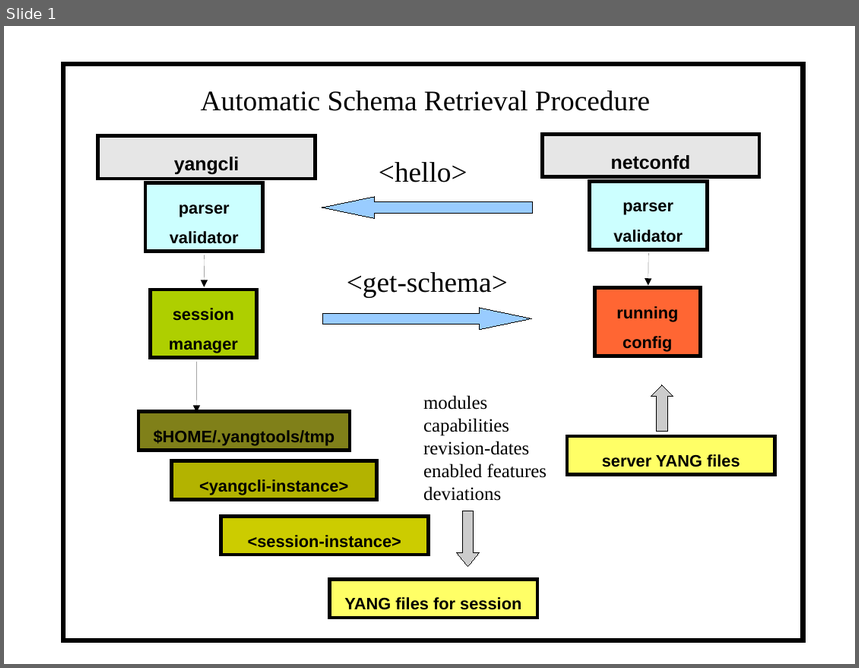
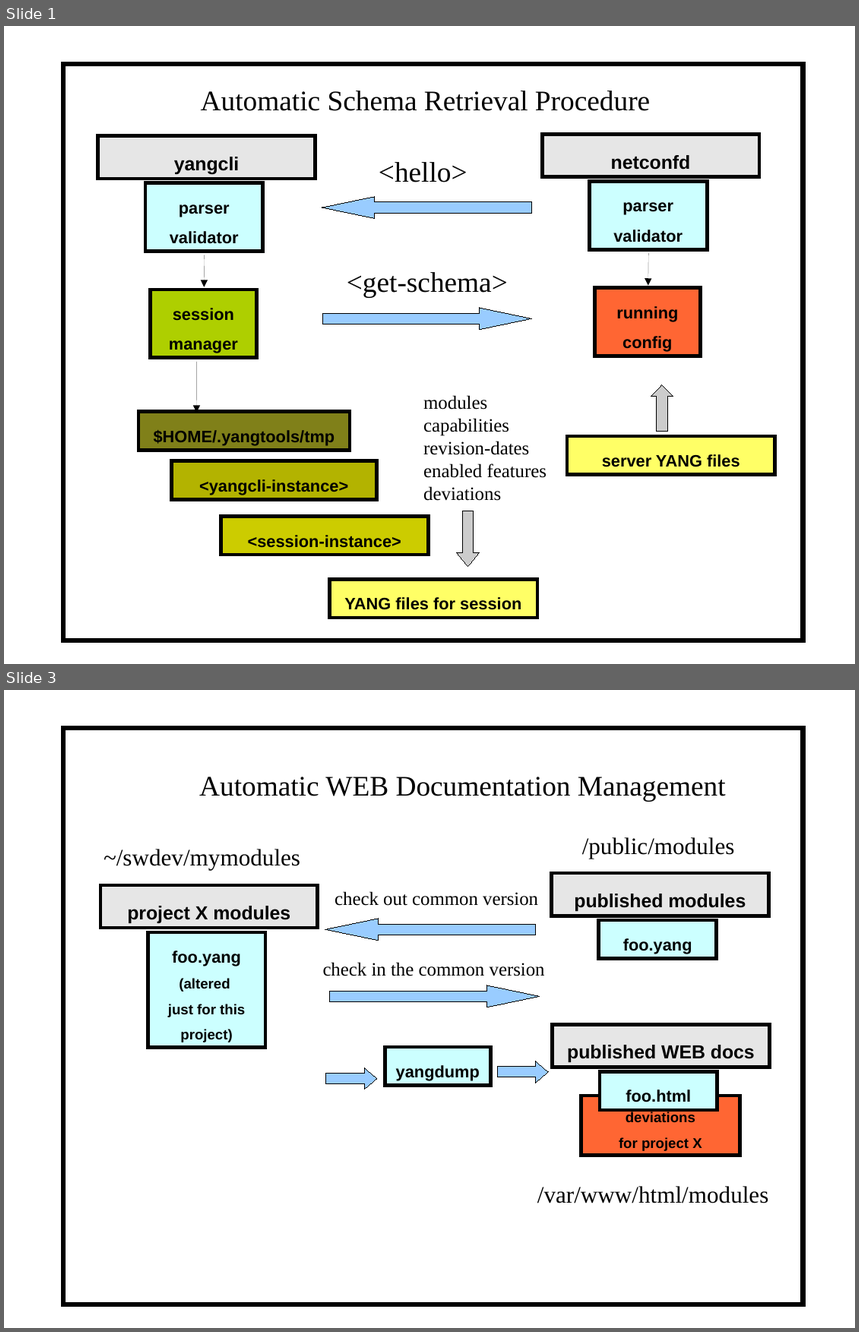
Before and after one commit to vlvassilev/yuma123, a slide deck: netconf/doc/netconfcentral_slides/autoload_flow.odp. Shown one above the other, each under a label of ours: slide 1 before the commit, slides 1 and 3 after it; the slides between them are not shown. The pictures are 859x668 and 859x1332 pixels, drawn with LibreOffice and Linux fonts; fonts in the diff are those of the drawing. Boxes give left, top, right and bottom in pixels: in the first picture for what was removed or moved away, otherwise in the second. Text is boxed around its words. In the diff, an @@ line names an element or a change of style, - is before the commit and + after.

```diff
--- a/netconf/doc/netconfcentral_slides/autoload_flow.odp
+++ b/netconf/doc/netconfcentral_slides/autoload_flow.odp
@@ slide 3 added at (x1=4, y1=690, x2=855, y2=1328), background #FFFFFF; not listed: 1 template element that a slide beside it also shows @@
@@ text added at (x1=199, y1=777, x2=726, y2=801), 24 pt, text #000000 @@
+Automatic WEB Documentation Management
@@ text added at (x1=104, y1=849, x2=300, y2=869), 20 pt, text #000000 @@
+~/swdev/mymodules
@@ text added at (x1=582, y1=837, x2=735, y2=859), 20 pt, text #000000 @@
+/public/modules
@@ rectangle added at (x1=101, y1=885, x2=317, y2=927), fill #E6E6E6, outline #000000 3 pt, 16 pt, text #000000, bold @@
+project X modules
@@ text added at (x1=335, y1=891, x2=538, y2=906), 16 pt, text #000000 @@
+check out common version
@@ rectangle added at (x1=551, y1=873, x2=769, y2=916), fill #E6E6E6, outline #000000 3 pt, 16 pt, text #000000, bold @@
+published modules
@@ rectangle added at (x1=148, y1=932, x2=265, y2=1047), fill #CCFFFF, outline #000000 3 pt, 12 pt, text #000000, bold @@
+foo.yang
+(altered
+just for this project)
@@ right arrow added at (x1=325, y1=919, x2=536, y2=941), fill #99CCFF, outline #000000 0 pt @@
@@ rectangle added at (x1=599, y1=920, x2=716, y2=958), fill #CCFFFF, outline #000000 3 pt, 14 pt, text #000000, bold @@
+foo.yang
@@ text added at (x1=323, y1=962, x2=545, y2=977), 16 pt, text #000000 @@
+check in the common version
@@ right arrow added at (x1=330, y1=986, x2=541, y2=1008), fill #99CCFF, outline #000000 0 pt @@
@@ rectangle added at (x1=552, y1=1024, x2=769, y2=1067), fill #E6E6E6, outline #000000 3 pt, 16 pt, text #000000, bold @@
+published WEB docs
@@ rectangle added at (x1=386, y1=1047, x2=491, y2=1086), fill #CCFFFF, outline #000000 3 pt, 14 pt, text #000000, bold @@
+yangdump
@@ right arrow added at (x1=325, y1=1068, x2=377, y2=1090), fill #99CCFF, outline #000000 0 pt @@
@@ right arrow added at (x1=498, y1=1061, x2=549, y2=1083), fill #99CCFF, outline #000000 0 pt @@
@@ rectangle added at (x1=600, y1=1072, x2=718, y2=1110), fill #CCFFFF, outline #000000 3 pt, 14 pt, text #000000, bold @@
+foo.html
@@ rectangle added at (x1=581, y1=1096, x2=740, y2=1156), fill #FF6633, outline #000000 3 pt, 12 pt, text #000000, bold @@
+deviations
+for project X
@@ text added at (x1=538, y1=1186, x2=769, y2=1204), 20 pt, text #000000 @@
+/var/www/html/modules
```
Also in this commit, not shown: 1 other slide added, 11 other files.
